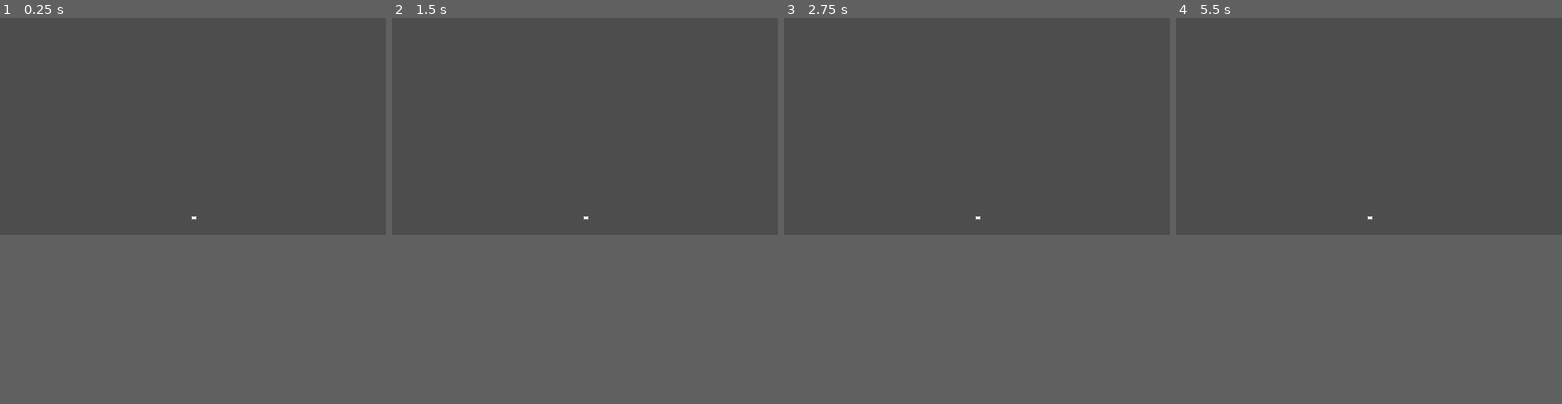
Above: before the commit, frames 1-4 (left to right).
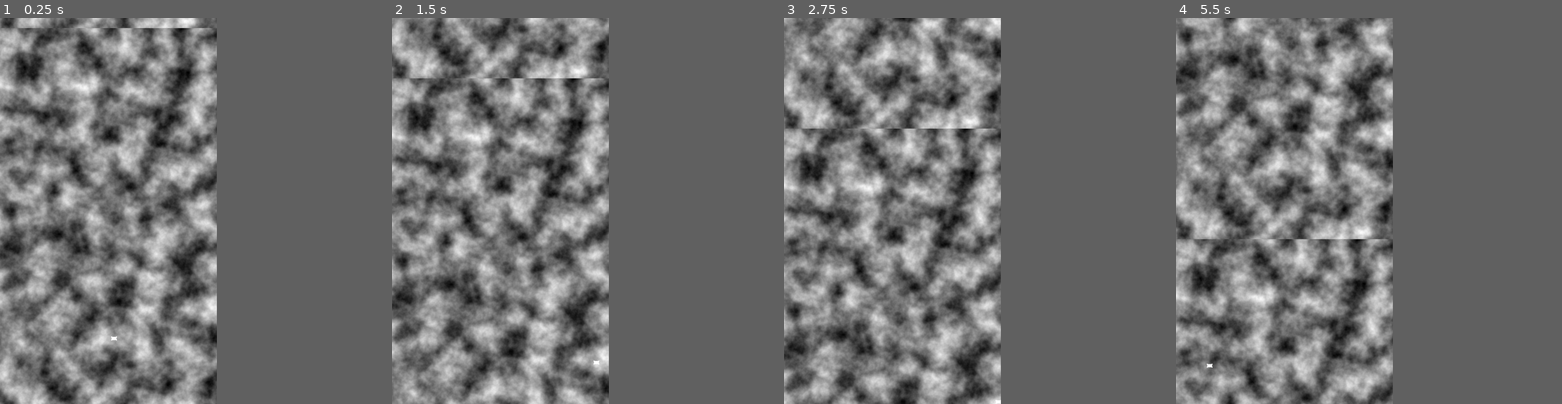
Above: after the commit, the same moments.

Repository: gnamikawa/PillowPugilist
Game: Godot game, scene res://scenes/game_manager.tscn
Same seed, same stepped clock (60 frames per second), same inputs: the game is played once before the commit and once after it.
Inputs:
- Up to frame 1 (0.25 s): no input
- Up to frame 2 (1.5 s): hold Right (movement_right, bound only after the commit) 0.53-1.28 s; hold Down (movement_down, bound only after the commit) from 1.28 s (still down)
- Up to frame 3 (2.75 s): release Down (movement_down, bound only after the commit) at 2.03 s; hold Right (movement_right, bound only after the commit) from 2.03 s (still down)
- Up to frame 4 (5.5 s): release Right (movement_right, bound only after the commit) at 2.78 s; hold Up (movement_up, bound only after the commit) 2.78-3.53 s; hold Left (movement_left, bound only after the commit) 3.53-5.03 s; hold Down (movement_down, bound only after the commit) from 5.03 s (still down)
In our replay, the window is 799x449 before the commit and 449x799 after it. These sizes can differ from the game's own. Grey fills any space a smaller window leaves; there, only what the larger window draws over its background counts as a difference.

The runs differ from the first frame. In frame 1, 38% of the frame differs, in the area x 0-57%, y 0-100%; in frame 2, 38%; in frame 3, 38%; in frame 4, 38%.

Commit message:
infinite scroll and some movement goodness

Diff:
--- a/project.godot
+++ b/project.godot
@@ -14,3 +14,41 @@
 run/main_scene="res://scenes/game_manager.tscn"
 config/features=PackedStringArray("4.1", "Forward Plus")
 config/icon="res://icon.svg"
+
+[display]
+
+window/size/viewport_width=540
+window/size/viewport_height=960
+
+[input]
+
+movement_left={
+"deadzone": 0.5,
+"events": [Object(InputEventKey,"resource_local_to_scene":false,"resource_name":"","device":-1,"window_id":0,"alt_pressed":false,"shift_pressed":false,"ctrl_pressed":false,"meta_pressed":false,"pressed":false,"keycode":0,"physical_keycode":4194319,"key_label":0,"unicode":0,"echo":false,"script":null)
+, Object(InputEventKey,"resource_local_to_scene":false,"resource_name":"","device":-1,"window_id":0,"alt_pressed":false,"shift_pressed":false,"ctrl_pressed":false,"meta_pressed":false,"pressed":false,"keycode":0,"physical_keycode":65,"key_label":0,"unicode":97,"echo":false,"script":null)
+]
+}
+movement_right={
+"deadzone": 0.5,
+"events": [Object(InputEventKey,"resource_local_to_scene":false,"resource_name":"","device":-1,"window_id":0,"alt_pressed":false,"shift_pressed":false,"ctrl_pressed":false,"meta_pressed":false,"pressed":false,"keycode":0,"physical_keycode":4194321,"key_label":0,"unicode":0,"echo":false,"script":null)
+, Object(InputEventKey,"resource_local_to_scene":false,"resource_name":"","device":-1,"window_id":0,"alt_pressed":false,"shift_pressed":false,"ctrl_pressed":false,"meta_pressed":false,"pressed":false,"keycode":0,"physical_keycode":68,"key_label":0,"unicode":100,"echo":false,"script":null)
+]
+}
+movement_up={
+"deadzone": 0.5,
+"events": [Object(InputEventKey,"resource_local_to_scene":false,"resource_name":"","device":-1,"window_id":0,"alt_pressed":false,"shift_pressed":false,"ctrl_pressed":false,"meta_pressed":false,"pressed":false,"keycode":0,"physical_keycode":4194320,"key_label":0,"unicode":0,"echo":false,"script":null)
+, Object(InputEventKey,"resource_local_to_scene":false,"resource_name":"","device":-1,"window_id":0,"alt_pressed":false,"shift_pressed":false,"ctrl_pressed":false,"meta_pressed":false,"pressed":false,"keycode":0,"physical_keycode":87,"key_label":0,"unicode":119,"echo":false,"script":null)
+]
+}
+movement_down={
+"deadzone": 0.5,
+"events": [Object(InputEventKey,"resource_local_to_scene":false,"resource_name":"","device":-1,"window_id":0,"alt_pressed":false,"shift_pressed":false,"ctrl_pressed":false,"meta_pressed":false,"pressed":false,"keycode":0,"physical_keycode":4194322,"key_label":0,"unicode":0,"echo":false,"script":null)
+, Object(InputEventKey,"resource_local_to_scene":false,"resource_name":"","device":-1,"window_id":0,"alt_pressed":false,"shift_pressed":false,"ctrl_pressed":false,"meta_pressed":false,"pressed":false,"keycode":0,"physical_keycode":83,"key_label":0,"unicode":115,"echo":false,"script":null)
+]
+}
+slow_down={
+"deadzone": 0.5,
+"events": [Object(InputEventKey,"resource_local_to_scene":false,"resource_name":"","device":-1,"window_id":0,"alt_pressed":false,"shift_pressed":false,"ctrl_pressed":false,"meta_pressed":false,"pressed":false,"keycode":0,"physical_keycode":4194325,"key_label":0,"unicode":0,"echo":false,"script":null)
+, Object(InputEventKey,"resource_local_to_scene":false,"resource_name":"","device":-1,"window_id":0,"alt_pressed":false,"shift_pressed":false,"ctrl_pressed":false,"meta_pressed":false,"pressed":false,"keycode":0,"physical_keycode":4194325,"key_label":0,"unicode":0,"echo":false,"script":null)
+]
+}
--- a/scenes/game_manager.tscn
+++ b/scenes/game_manager.tscn
@@ -1,15 +1,39 @@
-[gd_scene load_steps=5 format=3 uid="uid://behsc7nbuvu2g"]
+[gd_scene load_steps=9 format=3 uid="uid://behsc7nbuvu2g"]
 
 [ext_resource type="Script" path="res://scripts/game_manager.gd" id="1_ff2bm"]
 [ext_resource type="PackedScene" uid="uid://wss1yuqy0vg2" path="res://scenes/player_body.tscn" id="2_1cg6l"]
 [ext_resource type="PackedScene" uid="uid://btj7uqo5vmyou" path="res://scenes/world_boundary.tscn" id="3_kyhf4"]
 [ext_resource type="Script" path="res://scripts/player.gd" id="3_so774"]
+[ext_resource type="Script" path="res://scripts/background_scroller.gd" id="5_ovqoh"]
+
+[sub_resource type="Gradient" id="Gradient_hjevu"]
+
+[sub_resource type="FastNoiseLite" id="FastNoiseLite_2i4wl"]
+
+[sub_resource type="NoiseTexture2D" id="NoiseTexture2D_cwok0"]
+width = 540
+height = 960
+color_ramp = SubResource("Gradient_hjevu")
+noise = SubResource("FastNoiseLite_2i4wl")
 
 [node name="GameManager" type="Node2D"]
+position = Vector2(0, 1)
 script = ExtResource("1_ff2bm")
 
+[node name="Background" type="Node" parent="."]
+
+[node name="BackgroundScrollerA" type="Sprite2D" parent="Background"]
+position = Vector2(270, 480)
+texture = SubResource("NoiseTexture2D_cwok0")
+script = ExtResource("5_ovqoh")
+
+[node name="BackgroundScrollerB" type="Sprite2D" parent="Background"]
+position = Vector2(270, -480)
+texture = SubResource("NoiseTexture2D_cwok0")
+script = ExtResource("5_ovqoh")
+
 [node name="CharacterBody2D" parent="." instance=ExtResource("2_1cg6l")]
-position = Vector2(579, 597)
+position = Vector2(284, 796)
 motion_mode = 1
 script = ExtResource("3_so774")
 
--- a/scenes/player_body.tscn
+++ b/scenes/player_body.tscn
@@ -44,6 +44,7 @@
 [node name="CharacterBody2D" type="CharacterBody2D"]
 
 [node name="AnimatedSprite2D" type="AnimatedSprite2D" parent="."]
+z_index = 1000
 sprite_frames = SubResource("SpriteFrames_sr6gg")
 
 [node name="CollisionShape2D" type="CollisionShape2D" parent="."]
--- a/scenes/world_boundary.tscn
+++ b/scenes/world_boundary.tscn
@@ -24,13 +24,13 @@
 shape = SubResource("WorldBoundaryShape2D_k7axj")
 
 [node name="BottomWall" type="StaticBody2D" parent="."]
-position = Vector2(1152, 646)
+position = Vector2(537, 958)
 
 [node name="Collider" type="CollisionShape2D" parent="BottomWall"]
 shape = SubResource("WorldBoundaryShape2D_w3axx")
 
 [node name="RightWall" type="StaticBody2D" parent="."]
-position = Vector2(1152, 646)
+position = Vector2(537, 958)
 
 [node name="Collider" type="CollisionShape2D" parent="RightWall"]
 shape = SubResource("WorldBoundaryShape2D_sl4yg")
--- /dev/null
+++ b/scripts/background_scroller.gd
@@ -0,0 +1,9 @@
+extends Sprite2D
+
+@export var speed = 100;
+
+# Called every frame. 'delta' is the elapsed time since the previous frame.
+func _process(delta):
+	position.y += speed * delta
+	if position.y >= get_viewport_rect().size.y * 1.5:
+		position.y = get_viewport_rect().size.y * -0.5
--- a/scripts/game_manager.gd
+++ b/scripts/game_manager.gd
@@ -1,9 +1,4 @@
 extends Node2D
 
-
 func _ready():
-	print('game manager ready')
-
-
-func _process(delta):
-	print(delta)
+	print('-- game manager ready --')
--- a/scripts/player.gd
+++ b/scripts/player.gd
@@ -1,11 +1,28 @@
-extends Node
+extends CharacterBody2D
 
-# Called when the node enters the scene tree for the first time.
+@export var speed = 300
+@export var slow_speed = 100
+
+# Returns the speed in pixels per second
+func get_speed():
+	if Input.is_action_pressed('slow_down'):
+		return slow_speed
+	else:
+		return speed
+
+# Writes the velocity vector on the CharacterBody2D
+func get_input():
+	var input_direction = Input.get_vector(
+		'movement_left',
+		'movement_right',
+		'movement_up',
+		'movement_down'
+	)
+	velocity = input_direction * get_speed()
+
 func _ready():
-	print('player ready!')
-	pass # Replace with function body.
+	print('player ready')
 
-
-# Called every frame. 'delta' is the elapsed time since the previous frame.
-func _process(delta):
-	pass
+func _physics_process(delta):
+	get_input()
+	move_and_slide()
